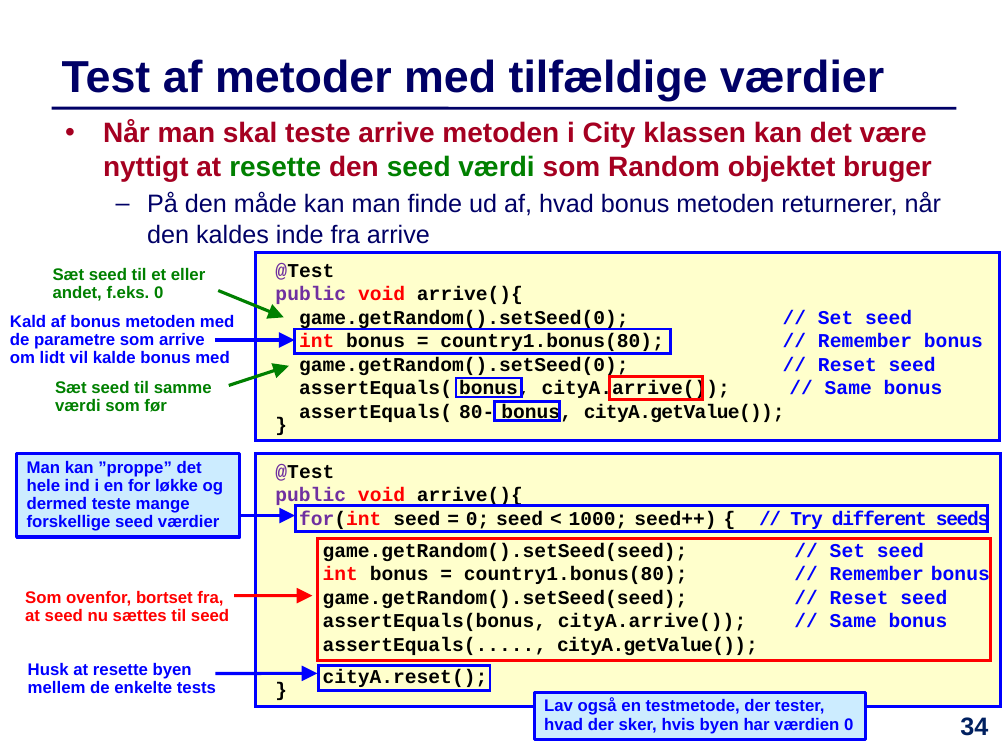
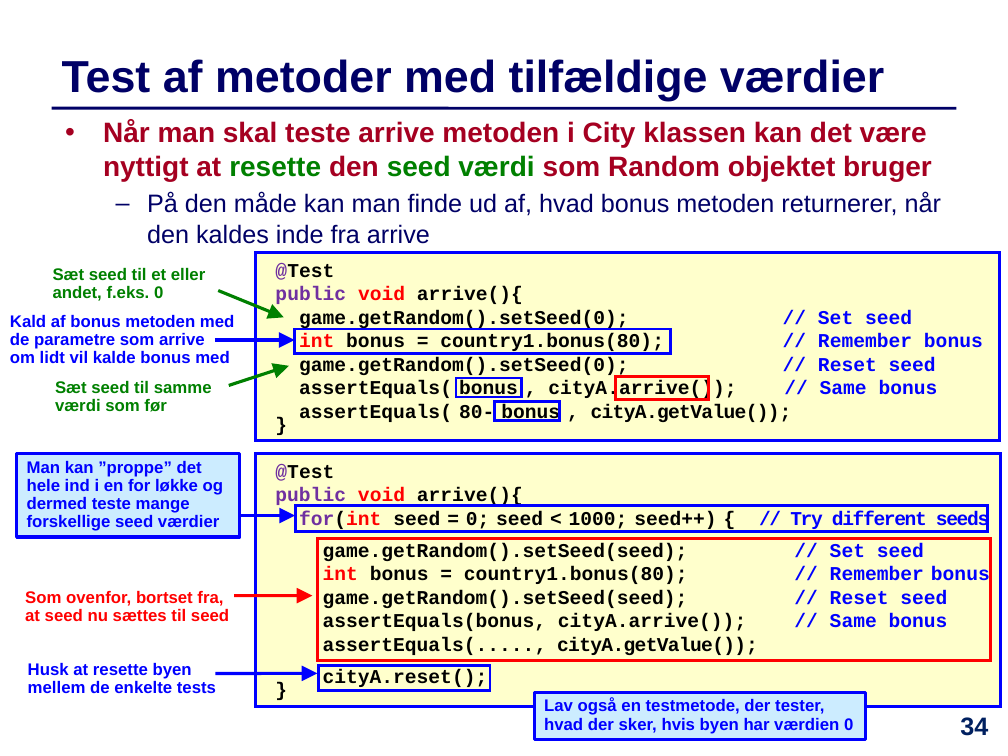
Before and after one commit to IntProgAU/Materiale, a slide deck: slide 34 of web/e23/uge_12/Slides-Uge12.pptx. Drawn at 1008x756 pixels with LibreOffice and Linux fonts; fonts in the diff are those of the drawing. Boxes give left, top, right and bottom in pixels: in the first picture for what was removed or moved away, otherwise in the second. Text is boxed around its words. In the diff, an @@ line names an element or a change of style, - is before the commit and + after.

```diff
--- a/web/e23/uge_12/Slides-Uge12.pptx
+++ b/web/e23/uge_12/Slides-Uge12.pptx
@@ text in rectangle at <box>299,380,938,424</box>: spaces changed @@
-assertEquals( bonus, cityA.arrive()); // Same bonus
-assertEquals( 80- bonus, cityA.getValue());
+assertEquals( bonus , cityA.arrive()); // Same bonus
+assertEquals( 80- bonus , cityA.getValue());
@@ rectangle: place and size @@
-rectangle at <box>610,376,703,399</box>
+rectangle at <box>616,376,709,399</box>
```
Also in this commit, not shown: 1 other slide changed, 1 other file.
